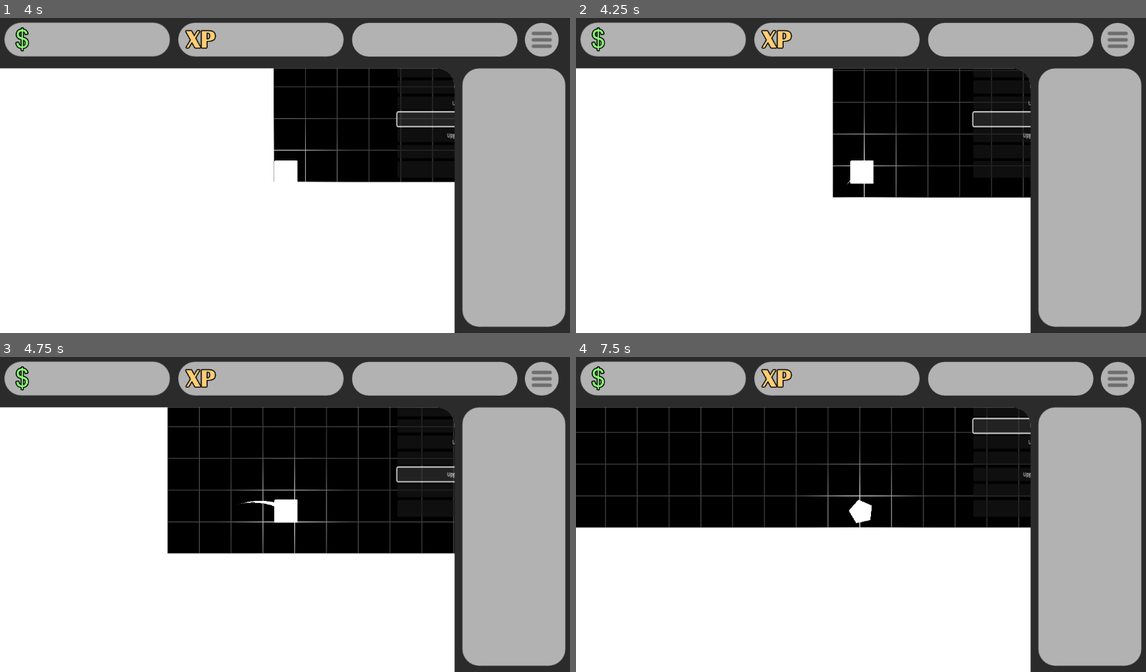
Above: before the commit, frames 1-4 (two rows, left to right).
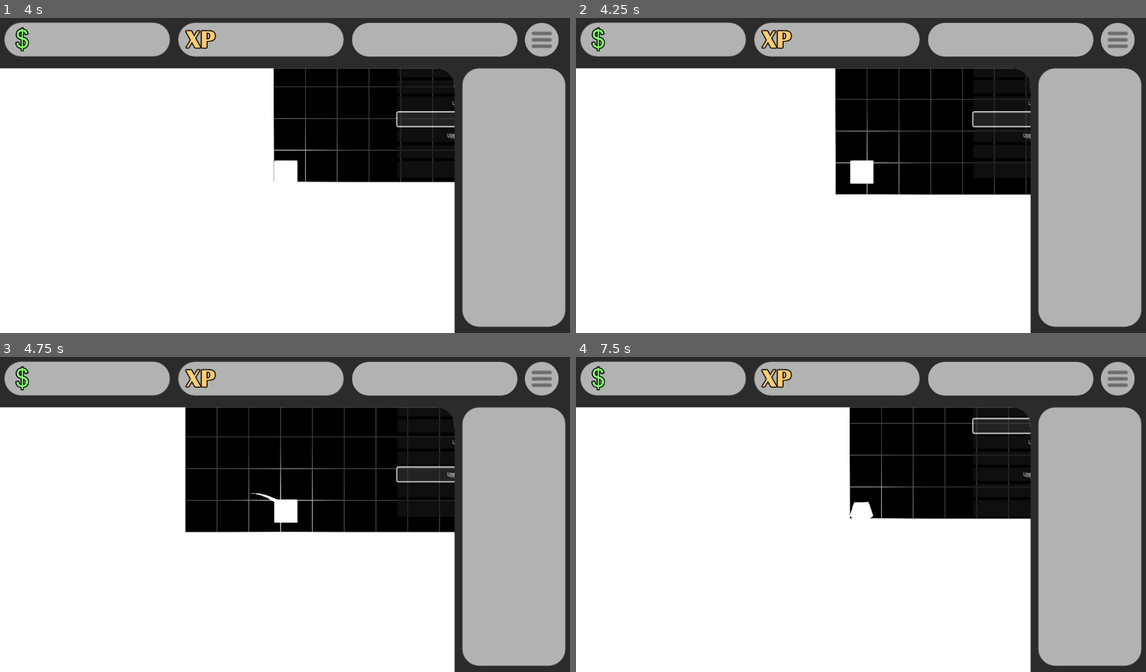
Above: after the commit, the same moments.

Repository: Lueegee1/Skr-t-Kast-Spil
Game: Godot game, scene res://main/root.tscn
Same seed, same stepped clock (60 frames per second), same inputs: the game is played once before the commit and once after it.
Inputs:
- Up to frame 1 (4 s): click "Upgrade Angle" at 0.5 s; click "Upgrade Gravity" at 1.25 s; click "Upgrade Friction" at 2 s; click "Upgrade Elasticity" at 2.75 s; click "Upgrade Speed" at 3.5 s
- Up to frame 2 (4.25 s): no input
- Up to frame 3 (4.75 s): click "Upgrade Air Resistance" at 4.25 s
- Up to frame 4 (7.5 s): click "Change Shape" at 5 s; click "Upgrade Angle" at 5.75 s; click "Upgrade Gravity" at 6.5 s; click "Upgrade Friction" at 7.25 s

Frame 1 is identical in both runs. In frame 2, 1.8% of the frame differs, in the area x 44-80%, y 15-58%; in frame 3, 6.7%; in frame 4, 20%, in the area x 0-80%, y 15-55%.

Commit message:
Working save system

Diff:
--- a/main/Global.gd
+++ b/main/Global.gd
@@ -1,9 +1,12 @@
 extends Node2D
+var money = 0
 var exp = 0
-var money = 200000
 var prestige = 0
 var in_menu: bool = false
 
+
+
+const SAVE_FILE = "user://database.json"
 
 var GameController
 var Ball
@@ -12,3 +15,45 @@
 var Background
 var settings
 var Music
+
+var prev_money = 0
+var prev_exp = 0
+var prev_prestige = 0
+
+func _ready():
+	load_game()
+	print("Save file exists:", FileAccess.file_exists(SAVE_FILE))
+	print("Save path:", SAVE_FILE)
+
+func _process(_delta):
+	if money != prev_money or exp != prev_exp or prestige != prev_prestige:
+		save_game()
+		prev_money = money
+		prev_exp = exp
+		prev_prestige = prestige
+	print(exp)
+	print(prestige)
+	print(money)
+
+func save_game():
+	var data = {
+		"money": money,
+		"prestige": prestige,
+		"exp": exp
+	}
+
+	var file = FileAccess.open(SAVE_FILE, FileAccess.WRITE)
+	file.store_string(JSON.stringify(data))
+	file.close()
+
+func load_game():
+	if not FileAccess.file_exists(SAVE_FILE):
+		return
+	var file = FileAccess.open(SAVE_FILE, FileAccess.READ)
+	var data = JSON.parse_string(file.get_as_text())
+	file.close()
+	if typeof(data) != TYPE_DICTIONARY: #ERROR checking
+		return
+	prestige = data.get("prestige", 0)
+	money = data.get("money", 0)
+	exp = data.get("exp", 0)
Not shown: 1 places in main/main.tscn that only renumber resources
